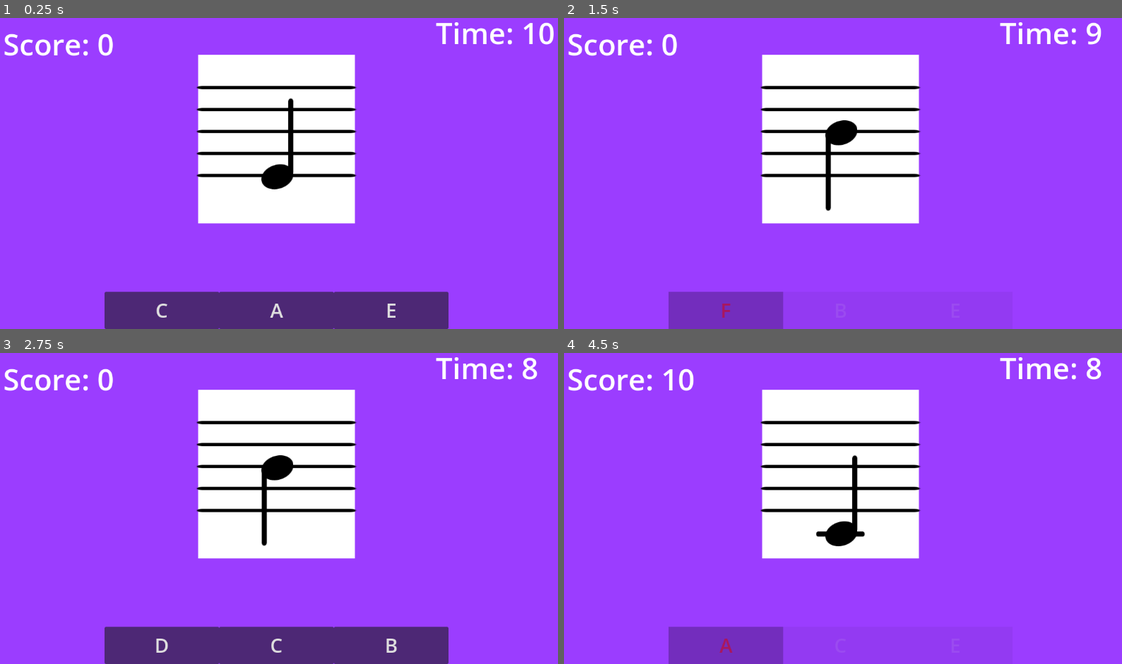
Above: before the commit, frames 1-4 (two rows, left to right).
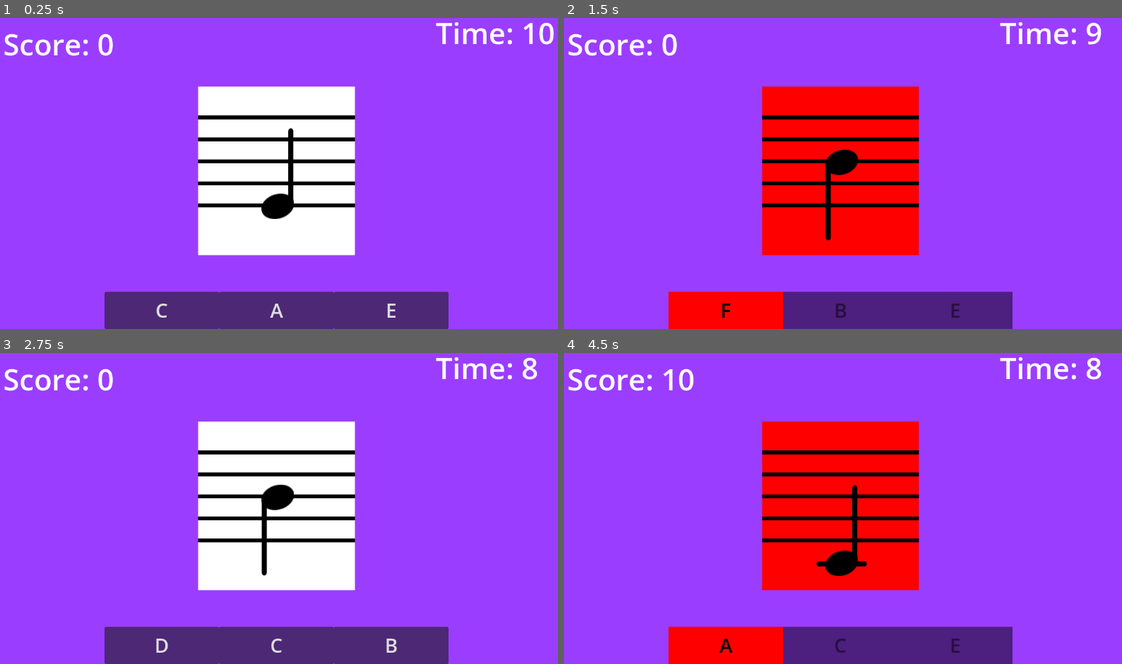
Above: after the commit, the same moments.

Repository: firesmoker/flashcards1
Game: Godot game, scene res://scenes/game.tscn
Two runs of this game, one before a commit and one after it. Both use one fixed random seed, a clock stepped at 60 frames per second and the inputs below.
Inputs:
- Up to frame 1 (0.25 s): no input
- Up to frame 2 (1.5 s): click "C" at 0.5 s; click "F" at 1.25 s
- Up to frame 3 (2.75 s): click "B" at 2 s
- Up to frame 4 (4.5 s): click "D" at 2.75 s; click "F" at 3.5 s; click "A" at 4.25 s

The runs differ from the first frame. In frame 1, 10% of the frame differs, in the area x 35-64%, y 11-77%; in frame 2, 25%; in frame 3, 10%; in frame 4, 25%, in the area x 18-81%, y 11-100%.

Commit message:
adaptive staff lines and button theme

Diff:
--- a/scenes/game.tscn
+++ b/scenes/game.tscn
@@ -1,12 +1,13 @@
-[gd_scene load_steps=12 format=3 uid="uid://ltddoqjoj2tw"]
+[gd_scene load_steps=13 format=3 uid="uid://ltddoqjoj2tw"]
 
 [ext_resource type="Script" uid="uid://c07k4f0olalll" path="res://scripts/note_button.gd" id="1_lnu2h"]
 [ext_resource type="Theme" uid="uid://d07lglt4aywr4" path="res://ui_theme.tres" id="1_u5sy4"]
 [ext_resource type="Texture2D" uid="uid://dw0n7331gd7l0" path="res://NoteRootRegular_Normal.png" id="2_lnu2h"]
 [ext_resource type="Script" uid="uid://jrd0g2onaav4" path="res://scripts/game_manager.gd" id="2_yqjtg"]
 [ext_resource type="Script" uid="uid://de680bnek8upa" path="res://scripts/note_on_staff.gd" id="3_gee14"]
-[ext_resource type="Texture2D" uid="uid://dcvtbkoitk6pw" path="res://LedgerLine.png" id="3_lbhrr"]
+[ext_resource type="Texture2D" uid="uid://h3fkxvtmyc1u" path="res://LedgerLine.png" id="3_lbhrr"]
 [ext_resource type="AudioStream" uid="uid://bqh8wbe5atnvm" path="res://click2.wav" id="5_iywne"]
+[ext_resource type="Texture2D" uid="uid://d4jl2ceml1s6k" path="res://LedgerLine_Center.png" id="6_0tnpc"]
 [ext_resource type="Script" uid="uid://djudq1etxfxjb" path="res://scripts/audio.gd" id="6_p57ef"]
 
 [sub_resource type="StyleBoxFlat" id="StyleBoxFlat_lnu2h"]
@@ -124,25 +125,19 @@
 anchor_top = 0.5
 anchor_right = 0.5
 anchor_bottom = 0.5
-offset_left = -20.0
-offset_top = -20.0
-offset_right = 20.0
-offset_bottom = 20.0
+offset_left = -160.0
+offset_top = -172.5
+offset_right = 160.0
+offset_bottom = 172.5
 grow_horizontal = 2
 grow_vertical = 2
 script = ExtResource("3_gee14")
 
 [node name="NoteDisplay" type="Panel" parent="UI/NoteOnStaff"]
 layout_mode = 1
-anchors_preset = 8
-anchor_left = 0.5
-anchor_top = 0.5
-anchor_right = 0.5
-anchor_bottom = 0.5
-offset_left = -160.0
-offset_top = -237.0
-offset_right = 160.0
-offset_bottom = 108.0
+anchors_preset = 15
+anchor_right = 1.0
+anchor_bottom = 1.0
 grow_horizontal = 2
 grow_vertical = 2
 theme_override_styles/panel = SubResource("StyleBoxFlat_lbhrr")
@@ -150,7 +145,11 @@
 
 [node name="NoteImage" type="TextureRect" parent="UI/NoteOnStaff/NoteDisplay"]
 modulate = Color(0, 0, 0, 1)
-layout_mode = 0
+layout_mode = 1
+anchors_preset = -1
+anchor_top = -0.00869565
+anchor_right = 0.00120521
+anchor_bottom = -0.00869565
 offset_left = 129.0
 offset_top = 245.0
 offset_right = 194.481
@@ -182,11 +181,10 @@
 layout_mode = 0
 offset_left = -31.0
 offset_top = 15.0
-offset_right = 93.0
+offset_right = 98.0
 offset_bottom = 38.0
 texture = ExtResource("3_lbhrr")
 expand_mode = 1
-metadata/_edit_lock_ = true
 
 [node name="NoteName" type="Label" parent="UI/NoteOnStaff/NoteDisplay"]
 modulate = Color(0, 0, 0, 1)
@@ -209,76 +207,61 @@
 metadata/_edit_lock_ = true
 
 [node name="Staff" type="Control" parent="UI/NoteOnStaff/NoteDisplay"]
+layout_mode = 1
 anchors_preset = 0
 offset_top = 59.0
 offset_right = 320.0
 offset_bottom = 259.0
-metadata/_edit_lock_ = true
 
 [node name="Line1" type="TextureRect" parent="UI/NoteOnStaff/NoteDisplay/Staff"]
 modulate = Color(0, 0, 0, 1)
 layout_mode = 1
-anchors_preset = 5
-anchor_left = 0.5
-anchor_right = 0.5
-offset_left = -203.5
-offset_right = 203.5
-offset_bottom = 15.0
-grow_horizontal = 2
-texture = ExtResource("3_lbhrr")
-expand_mode = 1
-metadata/_edit_lock_ = true
+anchors_preset = 10
+anchor_right = 1.0
+offset_bottom = 8.0
+grow_horizontal = 2
+texture = ExtResource("6_0tnpc")
+expand_mode = 1
 
 [node name="Line2" type="TextureRect" parent="UI/NoteOnStaff/NoteDisplay/Staff"]
 modulate = Color(0, 0, 0, 1)
-layout_mode = 0
-offset_left = -43.0
-offset_top = 45.0
-offset_right = 364.0
-offset_bottom = 60.0
-texture = ExtResource("3_lbhrr")
-expand_mode = 1
-metadata/_edit_lock_ = true
+layout_mode = 1
+anchors_preset = 10
+anchor_right = 1.0
+offset_bottom = 8.0
+grow_horizontal = 2
+texture = ExtResource("6_0tnpc")
+expand_mode = 1
 
 [node name="Line3" type="TextureRect" parent="UI/NoteOnStaff/NoteDisplay/Staff"]
 modulate = Color(0, 0, 0, 1)
-layout_mode = 0
-offset_left = -43.0
-offset_top = 90.0
-offset_right = 364.0
-offset_bottom = 105.0
-texture = ExtResource("3_lbhrr")
-expand_mode = 1
-metadata/_edit_lock_ = true
+layout_mode = 1
+anchors_preset = 10
+anchor_right = 1.0
+offset_bottom = 8.0
+grow_horizontal = 2
+texture = ExtResource("6_0tnpc")
+expand_mode = 1
 
 [node name="Line4" type="TextureRect" parent="UI/NoteOnStaff/NoteDisplay/Staff"]
 modulate = Color(0, 0, 0, 1)
-layout_mode = 0
-offset_left = -43.0
-offset_top = 135.0
-offset_right = 364.0
-offset_bottom = 150.0
-texture = ExtResource("3_lbhrr")
-expand_mode = 1
-metadata/_edit_lock_ = true
+layout_mode = 1
+anchors_preset = 10
+anchor_right = 1.0
+offset_bottom = 8.0
+grow_horizontal = 2
+texture = ExtResource("6_0tnpc")
+expand_mode = 1
 
 [node name="Line5" type="TextureRect" parent="UI/NoteOnStaff/NoteDisplay/Staff"]
 modulate = Color(0, 0, 0, 1)
 layout_mode = 1
-anchors_preset = 7
-anchor_left = 0.5
-anchor_top = 1.0
-anchor_right = 0.5
-anchor_bottom = 1.0
-offset_left = -203.5
-offset_top = -20.0
-offset_right = 203.5
-offset_bottom = -5.0
-grow_horizontal = 2
-grow_vertical = 0
-texture = ExtResource("3_lbhrr")
-expand_mode = 1
-metadata/_edit_lock_ = true
+anchors_preset = 10
+anchor_right = 1.0
+offset_bottom = 8.0
+grow_horizontal = 2
+texture = ExtResource("6_0tnpc")
+expand_mode = 1
 
 [node name="ScoreLabel" type="Label" parent="UI"]
 offset_left = 18.0
--- a/scripts/game_manager.gd
+++ b/scripts/game_manager.gd
@@ -128,12 +128,6 @@
 	input_enabled = false
 	game_over_overlay.visible = true
 
-func scan_buttons_for_matching_input(note: String) -> void:
-	for button: Button in current_note_buttons:
-		if button is NoteButton:
-			if button._note == note:
-				pass
-		pass
 
 func update_score(points: int) -> void:
 	current_score += points
@@ -158,8 +152,8 @@
 	if recieved_note == current_note:
 		audio.stream = audio.get_sound("click")
 		audio.play()
-		if button_pressed:
-			emit_signal("success",true, button_pressed)
+		#if button_pressed:
+		emit_signal("success",true, button_pressed)
 		update_score(success_score_bonus)
 		level_timer += success_time_bonus
 		#print("success!")
@@ -171,8 +165,10 @@
 	else:
 		audio.stream = audio.get_sound("wrong")
 		audio.play()
+		#if button_pressed:
 		emit_signal("success",false, button_pressed)
 		#print("fail!")
+		note_on_staff.play_failure_effects()
 		await get_tree().create_timer(success_display_time).timeout
 		emit_signal("ready_for_next_level")
 		#flash_color(Color.RED)
--- a/scripts/note_button.gd
+++ b/scripts/note_button.gd
@@ -39,7 +39,7 @@
 			#audio.stream = audio.get_sound("wrong")
 			#audio.play()
 	else:
-		modulate = Color(1,1,1,0.2)
+		flash_color(Color(0,0,0,0.5))
 
 func flash_color(new_color: Color = Color.GREEN, time: float = 0.5) -> void:
 	#add_theme_stylebox_override("disabled",success_stylebox)
--- a/scripts/note_on_staff.gd
+++ b/scripts/note_on_staff.gd
@@ -1,20 +1,34 @@
 class_name NoteOnStaff extends NoteElement
 @onready var stem_axis: Control = $NoteDisplay/NoteImage/StemAxis
 @onready var note_image: TextureRect = $NoteDisplay/NoteImage
-var note_y_position: float = 245
+var note_y_position: float = 241
 var note_step_size: float = 22.5
 var notes_locations: Dictionary = {"A4":5,"B4":6,"C4":0,"D4":1,"E4":2,"F4":3,"G4":4,}
 @onready var helper_line: TextureRect = $NoteDisplay/NoteImage/HelperLine
 var stem_reverse_location_threshold: int
+@onready var staff: Control = $NoteDisplay/Staff
+
 
 #func change_note(new_note: String) -> void:
 	#note = new_note
 
 func _ready() -> void:
+	position_staff_lines()
 	stem_reverse_location_threshold = notes_locations["B4"]
+
+func position_staff_lines() -> void:
+	var line_y_position: float = 0
+	for line: TextureRect in staff.get_children():
+		line.position.y = line_y_position
+		line_y_position += note_step_size * 2
 
 func play_success_effects() -> void:
 	modulate = Color.GREEN
+	await get_tree().create_timer(0.5).timeout
+	modulate = Color.WHITE
+
+func play_failure_effects() -> void:
+	modulate = Color.RED
 	await get_tree().create_timer(0.5).timeout
 	modulate = Color.WHITE
 
--- a/ui_theme.tres
+++ b/ui_theme.tres
@@ -1,7 +1,8 @@
 [gd_resource type="Theme" load_steps=2 format=3 uid="uid://d07lglt4aywr4"]
 
 [sub_resource type="StyleBoxFlat" id="StyleBoxFlat_imipj"]
-bg_color = Color(0, 0, 0, 0.258824)
+bg_color = Color(1, 1, 1, 1)
 
 [resource]
+Button/colors/font_disabled_color = Color(0, 0, 0, 1)
 Button/styles/disabled = SubResource("StyleBoxFlat_imipj")
Binary file added: LedgerLine_Center.png
Not shown, changed: LedgerLine_Center.png.import
Binary file changed: NoteRootRegular_Normal.png
